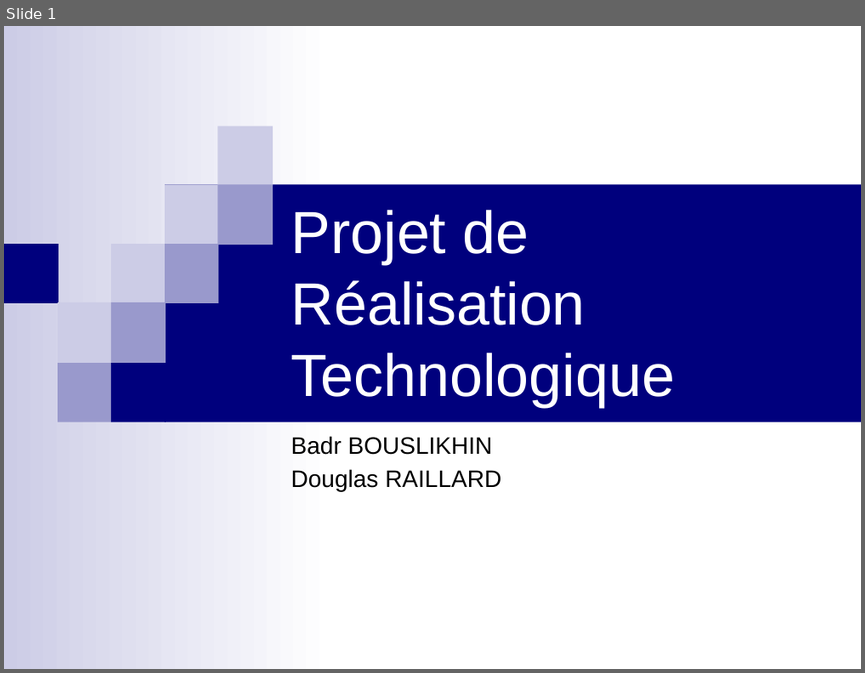
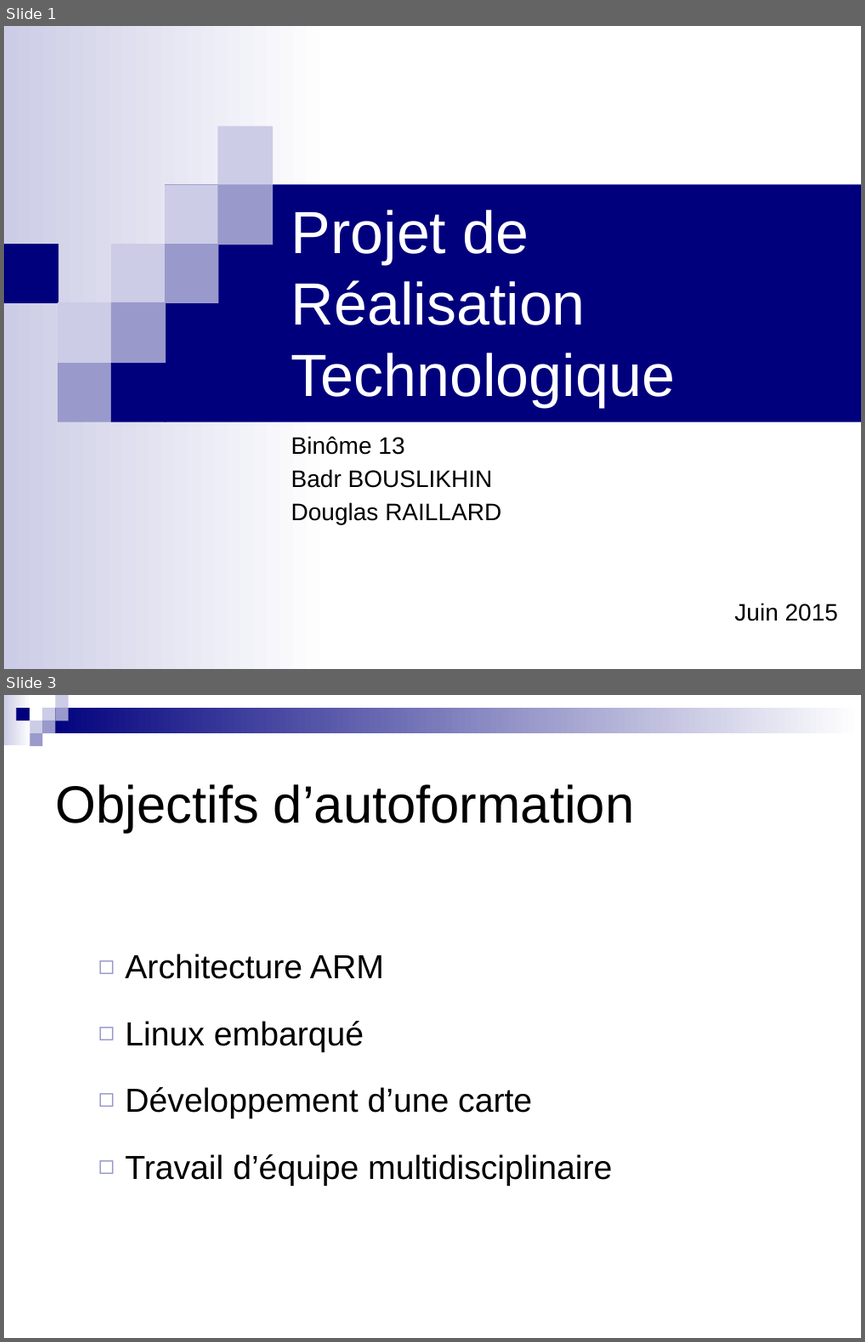
Before and after one commit to badrbouslikhin/Beluga, a slide deck: Rendu/PresentationFinale/Binome13PresentationFinalePRT.pptx. Shown one above the other, each under a label of ours: slide 1 before the commit, slides 1 and 3 after it; the slides between them are not shown. The pictures are 865x673 and 865x1342 pixels, drawn with LibreOffice and Linux fonts; fonts in the diff are those of the drawing. Boxes give left, top, right and bottom in pixels: in the first picture for what was removed or moved away, otherwise in the second. Text is boxed around its words. In the diff, an @@ line names an element or a change of style, - is before the commit and + after.

```diff
--- a/Rendu/PresentationFinale/Binome13PresentationFinalePRT.pptx
+++ b/Rendu/PresentationFinale/Binome13PresentationFinalePRT.pptx
@@ slide 3 added at (4, 695, 861, 1338), background #FFFFFF @@
@@ group added at (4, 695, 861, 746): 9 rectangles @@
@@ title added at (55, 784, 634, 833), 44 pt, text #000000 @@
+Objectifs d’autoformation
@@ text added at (125, 953, 612, 1185), 28 pt, text #000000 @@
+  ◻ Architecture ARM
+  ◻ Linux embarqué
+  ◻ Développement d’une carte
+  ◻ Travail d’équipe multidisciplinaire
@@ slide 1 changed as well @@
@@ subtitle at (291, 436, 404, 454): paragraph added @@
+Binôme 13
@@ subtitle at (734, 602, 838, 621): paragraph added @@
+Juin 2015
```
Also in this commit, not shown: 10 other slides added, 1 slide removed.
